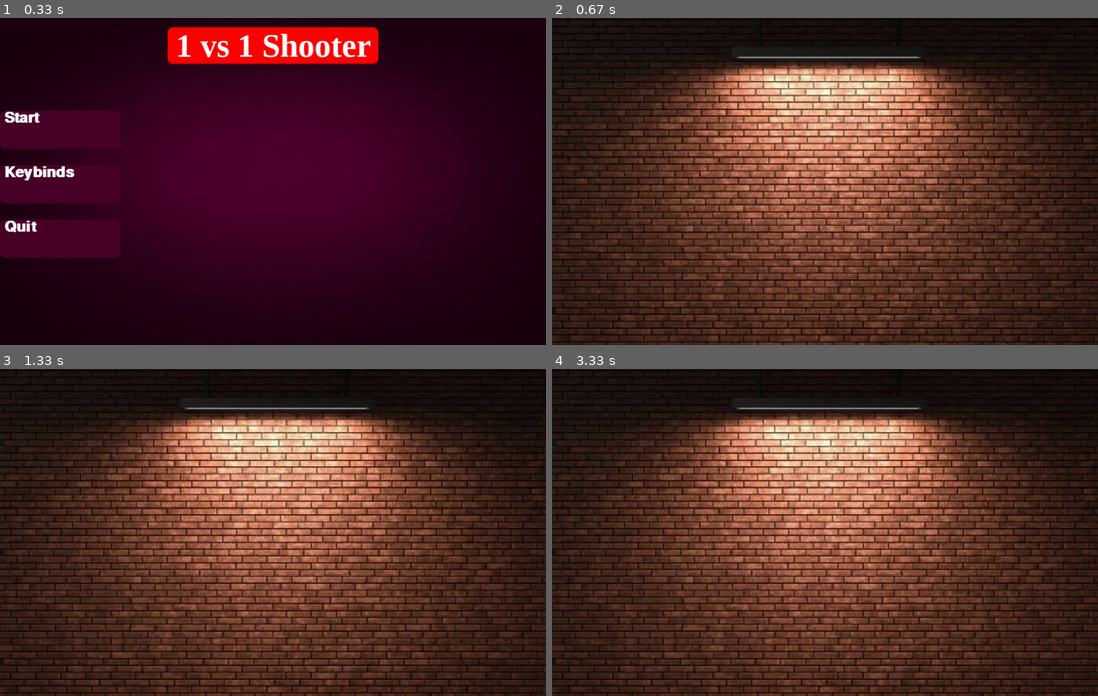
Above: before the commit, frames 1-4 (two rows, left to right).
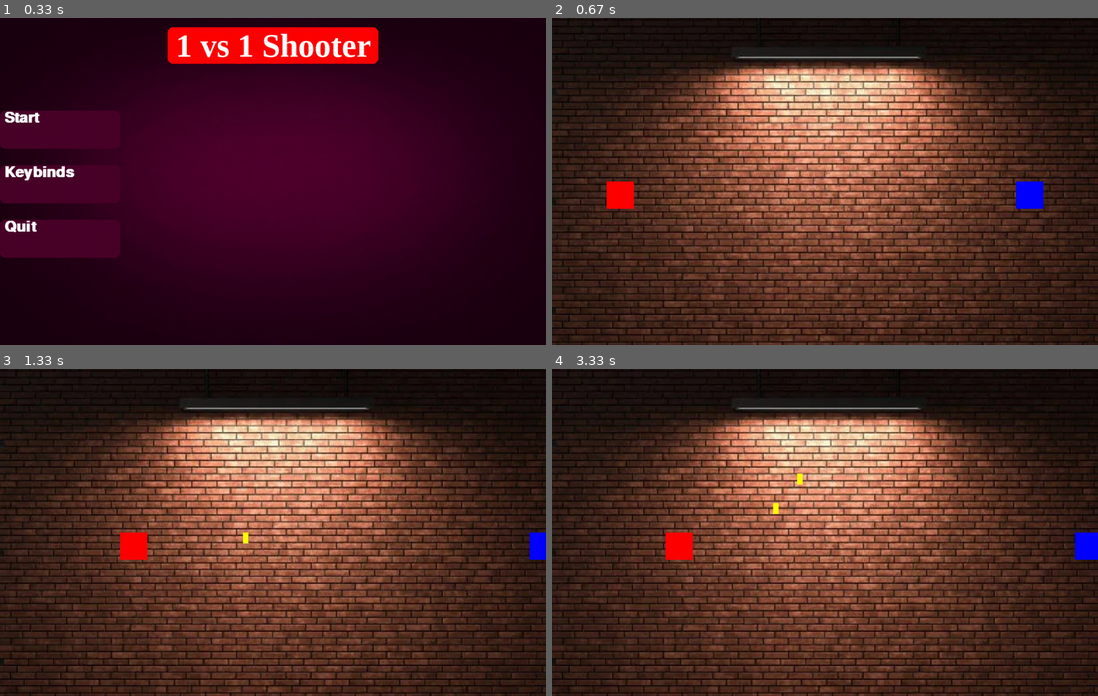
Above: after the commit, the same moments.

Repository: 25-26-1AHIF/pygameproject-1v1_shooter
Game: pygame game, started from main.py
Two runs of this game, one before a commit and one after it. Both use one fixed random seed, a clock stepped at 60 frames per second and the inputs below.
Inputs:
- Up to frame 1 (0.33 s): no input
- Up to frame 2 (0.67 s): click "Start" at 0.38 s
- Up to frame 3 (1.33 s): tap E at 0.67 s; hold Right from 1 s (still down); hold D from 1 s (still down)
- Up to frame 4 (3.33 s): release Right at 1.47 s; release D at 1.47 s; hold Up 1.5-1.8 s; hold W 1.5-1.8 s; tap E at 1.65, 3.05 s; hold Right 1.83-2.3 s; hold D 1.83-2.3 s; tap Right Shift at 1.98 s; hold Left 2.33-2.87 s; hold A 2.33-2.87 s; hold Down 2.9-3.2 s; hold S 2.9-3.2 s; hold Left from 3.23 s (still down); hold A from 3.23 s (still down)

Frame 1 is identical in both runs. In frame 2, 0.8% of the frame differs, in the area x 10-90%, y 50-59%; in frame 3, 0.7%; in frame 4, 0.9%, in the area x 20-100%, y 31-59%.

Commit message:
bewegen und schießen gemacht

Diff:
--- a/GameVariables/Player.py
+++ b/GameVariables/Player.py
@@ -1,74 +1,65 @@
-import  pygame
+import pygame
 from GameVariables.GameVariables import GameVariables as GV
-from GameVariables.Rocket import Rockets
-
+from GameVariables.Rocket import Rocket, Rockets
 
 
 class Player1:
-    def __init__(self, screen: pygame.Surface):
+    def __init__(self, screen):
         self.screen = screen
-        self.x = GV.SCREEN_WIDTH / 2 - GV.SQUARE_SIZE / 2
-        self.y = GV.SCREEN_HEIGHT - GV.SQUARE_SIZE - 1
+        self.x = 100
+        self.y = GV.SCREEN_HEIGHT // 2
+        self.dx = 6
         self.rockets = Rockets(screen)
-        self.dx = 7
-        self.P1_left = pygame.K_a
-        self.P1_right = pygame.K_d
-        self.P1_up = pygame.K_w
-        self.P1_down = pygame.K_s
 
     def shoot(self):
-        muni_x_1 = self.x + GV.SQUARE_SIZE / 2 - GV.Muni_Size / 2
-        muni_y_1 = self.y - GV.MISSLE_SIZE
-        return Rockets(self.screen, muni_x_1, muni_y_1, 0, -5)
+        muni_x = self.x + 25
+        muni_y = self.y
+        rocket = Rocket(self.screen, muni_x, muni_y, +8, 0)
+        self.rockets.add_rocket(rocket)
 
     def move(self):
-        keys_pressed = pygame.key.get_pressed()
-        if keys_pressed[self.P1_left]:
+        keys = pygame.key.get_pressed()
+        if keys[pygame.K_a]:
             self.x -= self.dx
-        if keys_pressed[self.P1_right]:
+        if keys[pygame.K_d]:
             self.x += self.dx
-        if keys_pressed[self.P1_down]:
-            self.y -= 2
-        if keys_pressed[self.P1_up]:
-            self.y += 2
-
-
+        if keys[pygame.K_w]:
+            self.y -= self.dx
+        if keys[pygame.K_s]:
+            self.y += self.dx
 
     def update_and_draw(self):
         self.move()
         self.rockets.update_and_draw()
-        pygame.draw.rect(self.screen, "red", (self.x, self.y, GV.SQUARE_SIZE, GV.SQUARE_SIZE))
+        pygame.draw.rect(self.screen, "red", (self.x, self.y, 50, 50))
+
 
 class Player2:
-    def __init__(self, screen: pygame.Surface):
+    def __init__(self, screen):
         self.screen = screen
-        self.x = GV.SCREEN_WIDTH / 2 - GV.SQUARE_SIZE / 2
-        self.y = GV.SCREEN_HEIGHT - GV.SQUARE_SIZE - 1
+        self.x = GV.SCREEN_WIDTH - 150
+        self.y = GV.SCREEN_HEIGHT // 2
+        self.dx = 6
         self.rockets = Rockets(screen)
-        self.dx = 7
-        self.P2_left = pygame.K_LEFT
-        self.P2_right = pygame.K_RIGHT
-        self.P2_up = pygame.K_UP
-        self.P2_down = pygame.K_DOWN
 
     def shoot(self):
-        muni_x = self.x + GV.SQUARE_SIZE / 2 - GV.MISSLE_SIZE / 2
-        muni_y = self.y - GV.MISSLE_SIZE
-        return Rockets(self.screen, muni_x, muni_y, 0, -5)
-
+        muni_x = self.x + 25
+        muni_y = self.y
+        rocket = Rocket(self.screen, muni_x, muni_y, -8, 0)
+        self.rockets.add_rocket(rocket)
 
     def move(self):
-        keys_pressed = pygame.key.get_pressed()
-        if keys_pressed[self.P2_left]:
+        keys = pygame.key.get_pressed()
+        if keys[pygame.K_LEFT]:
             self.x -= self.dx
-        if keys_pressed[self.P2_right]:
+        if keys[pygame.K_RIGHT]:
             self.x += self.dx
-        if keys_pressed[self.P2_up]:
-            self.y -= 2
-        if keys_pressed[self.P2_down]:
-            self.y += 2
+        if keys[pygame.K_UP]:
+            self.y -= self.dx
+        if keys[pygame.K_DOWN]:
+            self.y += self.dx
 
     def update_and_draw(self):
         self.move()
         self.rockets.update_and_draw()
-        pygame.draw.rect(self.screen, "blue", (self.x, self.y, GV.SQUARE_SIZE, GV.SQUARE_SIZE))
+        pygame.draw.rect(self.screen, "blue", (self.x, self.y, 50, 50))
--- a/GameVariables/Rocket.py
+++ b/GameVariables/Rocket.py
@@ -1,6 +1,22 @@
 import pygame
 from GameVariables.GameVariables import GameVariables as GV
 
+class Rocket:
+    def __init__(self, screen, xpos, ypos, dx, dy):
+        self.screen = screen
+        self.xpos = xpos
+        self.ypos = ypos
+        self.dx = dx
+        self.dy = dy
+        self.width = 10
+        self.height = 20
+        self.rect = pygame.Rect(self.xpos, self.ypos, self.width, self.height)
+
+    def update_and_draw(self):
+        self.xpos += self.dx
+        self.ypos += self.dy
+        self.rect.topleft = (self.xpos, self.ypos)
+        pygame.draw.rect(self.screen, "yellow", self.rect)
 
 
 class Rockets:
--- a/main.py
+++ b/main.py
@@ -3,7 +3,7 @@
 
 from GameVariables.GameVariables import GameVariables as gv
 from GameVariables.GameVariables import GameScreens as gs
-from GameVariables.Player import Player1
+from GameVariables.Player import Player1, Player2
 
 
 def menue_screen(screen: pygame.Surface, clock: pygame.time.Clock):
@@ -204,31 +204,41 @@
     pygame.quit()
 
 
-def play_screen(screen: pygame.Surface ,clock: pygame.time.Clock):
-    hintergurdgame_bild = pygame.image.load("bilder/Hintergrundgame.jpeg")
-    hintergurdgame_bild = pygame.transform.scale(
-        hintergurdgame_bild,
-        (gv.SCREEN_WIDTH, gv.SCREEN_HEIGHT)
-    ) #recharchiert (alles mit bildern)
-    pygame.init()
-    pygame.display.set_caption("||| 🔫  1vs1 Shooter 🔫 ||| PLAY |||")
-
-    running = True
-    while running:
-        for event in pygame.event.get():
-            if event.type == pygame.KEYUP:
-               if event.key == pygame.K_ESCAPE:
+def play_screen(screen: pygame.Surface, clock: pygame.time.Clock):
+    hintergrund = pygame.image.load("bilder/Hintergrundgame.jpeg")
+    hintergrund = pygame.transform.scale(hintergrund, (gv.SCREEN_WIDTH, gv.SCREEN_HEIGHT))
+
+    pygame.display.set_caption("||| PLAY |||")
+
+    player1 = Player1(screen)
+    player2 = Player2(screen)
+
+    running = True
+    while running:
+        for event in pygame.event.get():
+            if event.type == pygame.QUIT:
+                return gs.EXIT
+
+            if event.type == pygame.KEYDOWN:
+                if event.key == pygame.K_ESCAPE:
                     return gs.MENUE
-            if event.type == pygame.KEYDOWN:
-               if event.key == pygame.K_SPACE:
-                    return gs.PAUSE
-            if event.type == pygame.QUIT:
-                running = False
-        screen.blit(hintergurdgame_bild, (0, 0))
-        clock.tick(gv.FPS)
-        pygame.display.flip()
-
-    pygame.quit()
+
+                # Player1 schießt mit E
+                if event.key == pygame.K_e:
+                    player1.shoot()
+
+                # Player2 schießt mit rechter SHIFT
+                if event.key == pygame.K_RSHIFT:
+                    player2.shoot()
+
+        screen.blit(hintergrund, (0, 0))
+
+        player1.update_and_draw()
+        player2.update_and_draw()
+
+        pygame.display.flip()
+        clock.tick(gv.FPS)
+
 
 
 def sieger_screen(screen: pygame.Surface ,clock: pygame.time.Clock):
